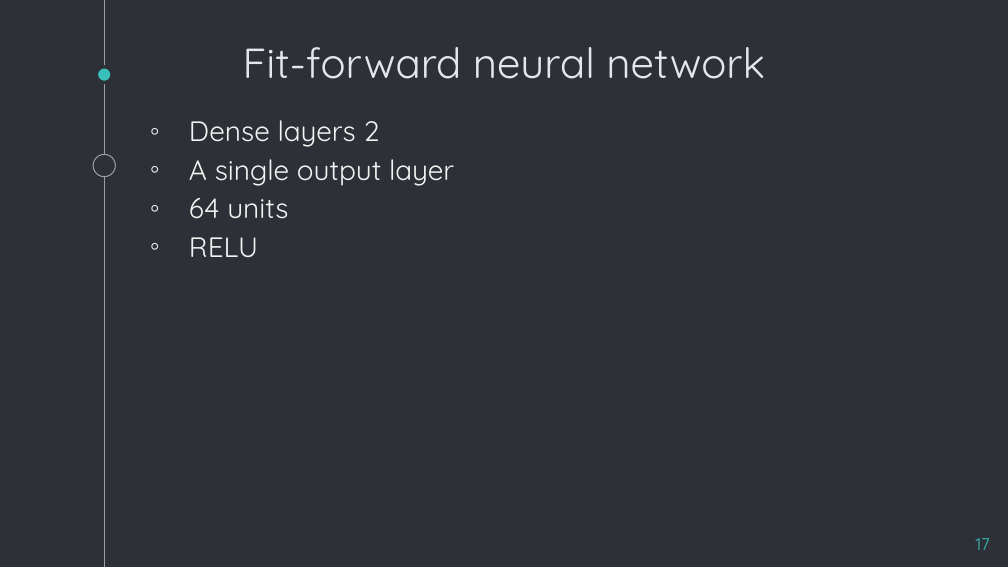
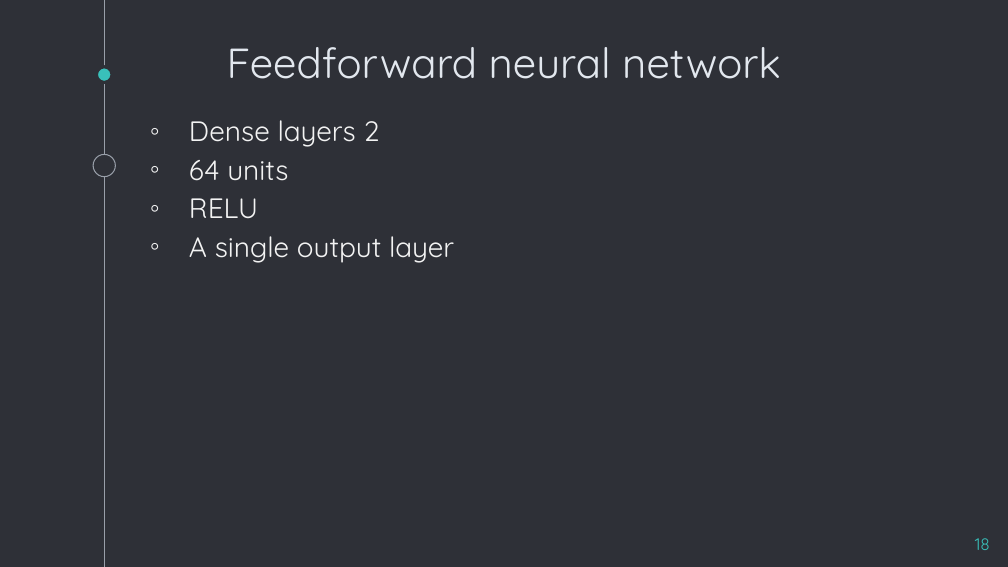
Before and after one commit to karabasisilias92/deep-neural-nets-stock-prediction-models, a slide deck: slide 18 of Deep Neural Nets - Presentation.pptx (slide 17 before the commit). Drawn at 1008x567 pixels with LibreOffice and Linux fonts; fonts in the diff are those of the drawing. Boxes give left, top, right and bottom in pixels: in the first picture for what was removed or moved away, otherwise in the second. Text is boxed around its words. In the diff, an @@ line names an element or a change of style, - is before the commit and + after.

```diff
--- a/Deep Neural Nets - Presentation.pptx
+++ b/Deep Neural Nets - Presentation.pptx
@@ title at box(227, 47, 781, 79): text changed @@
-Fit-forward neural network
+Feedforward neural network
@@ text at box(189, 159, 454, 186): paragraph removed @@
-◦ A single output layer
@@ text at box(189, 236, 454, 263): paragraph added @@
+◦ A single output layer
@@ page number at box(975, 538, 990, 550): text changed @@
-17
+18
```
Also in this commit, not shown: 18 other slides changed, 8 slides added, 5 slides removed.
